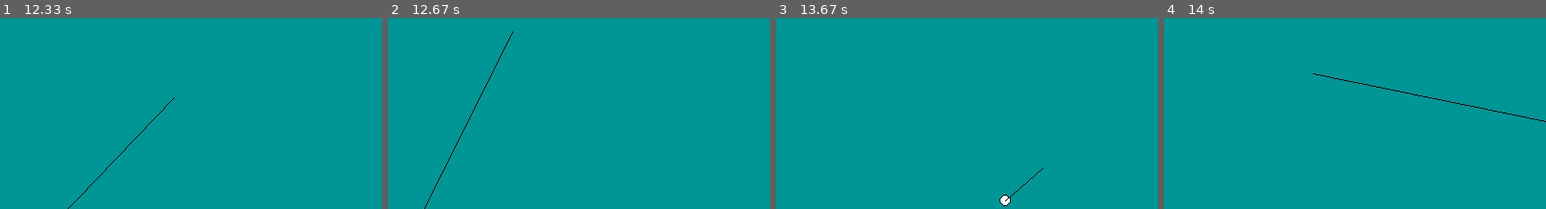
Above: before the commit, frames 1-4 (left to right).
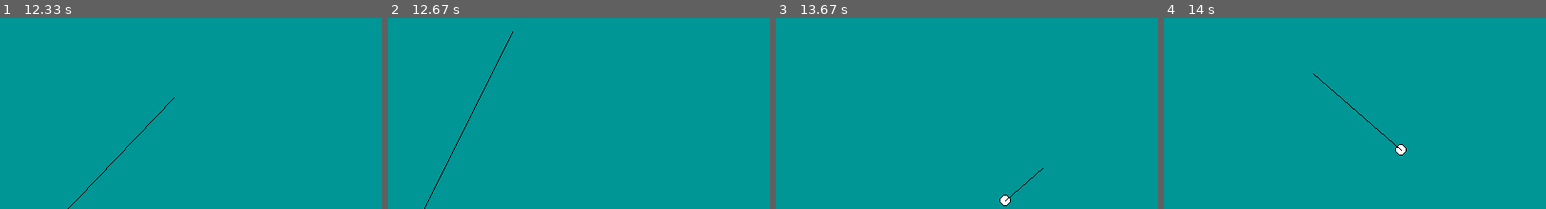
Above: after the commit, the same moments.

Repository: InfinityProgrammers/pygame-and-physic
Game: pygame game, started from naukaa/ball.py
The game is run twice, just before and just after one commit, with the same random seed, the same clock (stepped at 60 frames per second) and the same inputs.
Inputs (mouse positions are % of the whole screen's width and height, from its top left):
- Up to frame 1 (12.33 s): click (50, 50) at 0.38 s; click (64, 58) at 0.72 s; click (16, 74) at 1.05 s; click (16, 82) at 1.38 s; click (22, 36) at 1.72 s; click (42, 44) at 2.05 s; click (86, 62) at 2.38 s; click (40, 51) at 2.72 s; click (29, 44) at 3.05 s; click (15, 33) at 3.38 s; click (48, 85) at 3.72 s; click (69, 81) at 4.05 s; click (15, 59) at 4.38 s; click (75, 60) at 4.72 s; click (80, 24) at 5.05 s; click (66, 28) at 5.38 s; click (44, 30) at 5.72 s; click (70, 44) at 6.05 s; click (68, 55) at 6.38 s; click (53, 72) at 6.72 s; click (53, 59) at 7.05 s; click (36, 64) at 7.38 s; click (83, 40) at 7.72 s; click (30, 37) at 8.05 s; click (29, 82) at 8.38 s; click (31, 47) at 8.72 s; click (63, 62) at 9.05 s; click (50, 39) at 9.38 s; click (73, 34) at 9.72 s; click (22, 60) at 10.05 s; click (43, 41) at 10.38 s; click (86, 52) at 10.72 s; click (35, 22) at 11.05 s; click (13, 25) at 11.38 s; click (78, 58) at 11.72 s; click (73, 50) at 12.05 s
- Up to frame 2 (12.67 s): click (66, 33) at 12.38 s
- Up to frame 3 (13.67 s): click (44, 43) at 12.72 s; click (18, 16) at 13.05 s; click (85, 69) at 13.38 s
- Up to frame 4 (14 s): click (70, 44) at 13.72 s
The pictures show only the part of the screen within x 50-100%, y 30-80%; the shares and areas given below are measured in that part.

Frames 1-3 are identical in both runs. In frame 4, 0.5% of the frame differs, in the area x 39-100%, y 29-72%.

Commit message:
oodbicie od scian i sufitu

Diff:
--- a/naukaa/ball.py
+++ b/naukaa/ball.py
@@ -56,6 +56,13 @@
                     bound = False
                     times1 = 1
                     times2 = 1
+            elif golfball.y < 0:    #odbicie od 'sufitu'
+                vel.y = -vel.y
+                vel.y += gravacc
+                golfball.y += vel.y
+            if golfball.x < 0 or golfball.x > 800:  #odbicie od 'sciany'
+                vel.x = -vel.x
+                golfball.x+=vel.x
         for event in pygame.event.get():
             if event.type == pygame.QUIT:
                 sys.exit(0)
